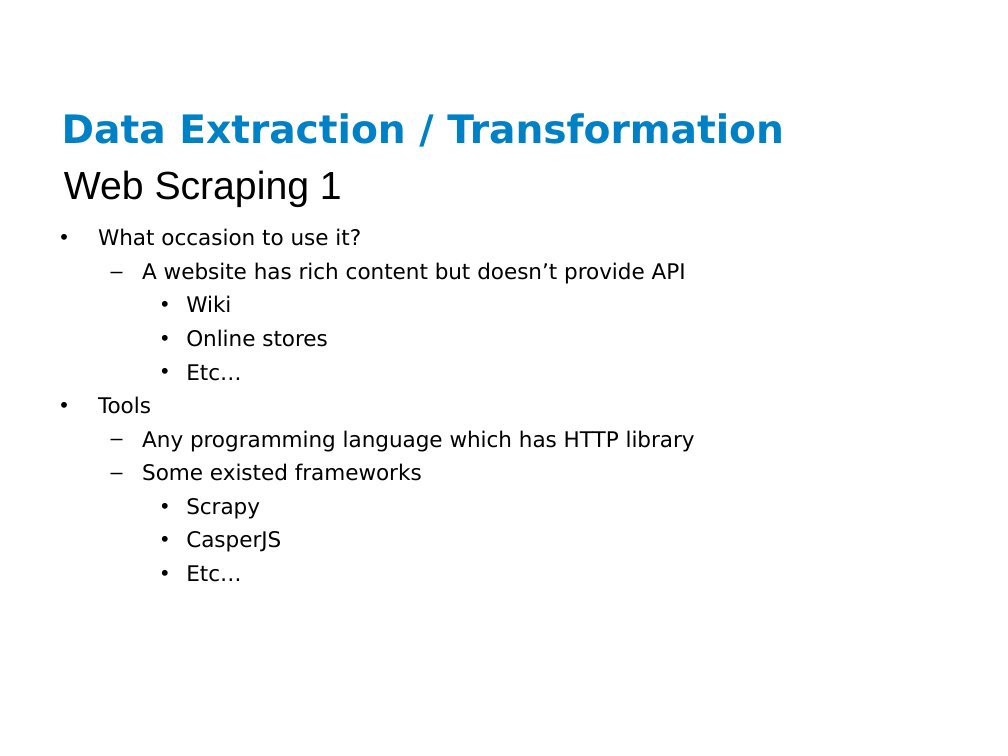
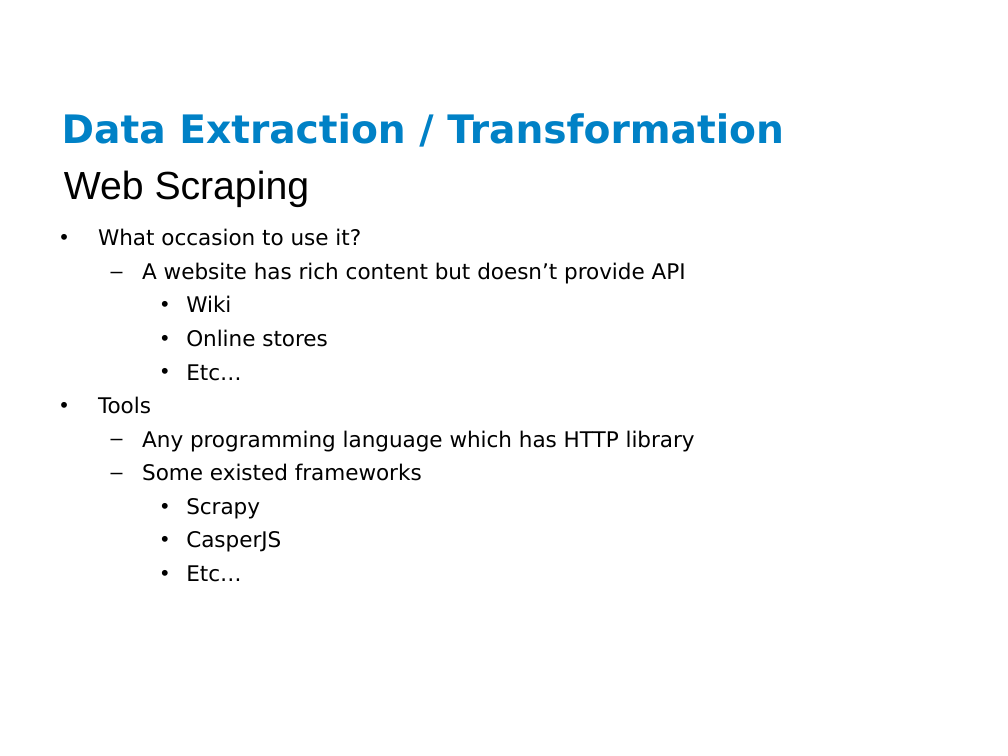
Before and after one commit to ianlin/small-data, a slide deck: slide 15 of training/data_etl.ppt (slide 14 before the commit). Drawn at 1008x756 pixels with LibreOffice and Linux fonts; fonts in the diff are those of the drawing; background and template pictures are left out. Boxes give left, top, right and bottom in pixels: in the first picture for what was removed or moved away, otherwise in the second. Text is boxed around its words. In the diff, an @@ line names an element or a change of style, - is before the commit and + after.

```diff
--- a/training/data_etl.ppt
+++ b/training/data_etl.ppt
@@ text at [64,170,310,207]: text changed @@
-Web Scraping 1
+Web Scraping
```
Also in this commit, not shown: 8 other slides changed, 4 slides added, 1 slide removed.
